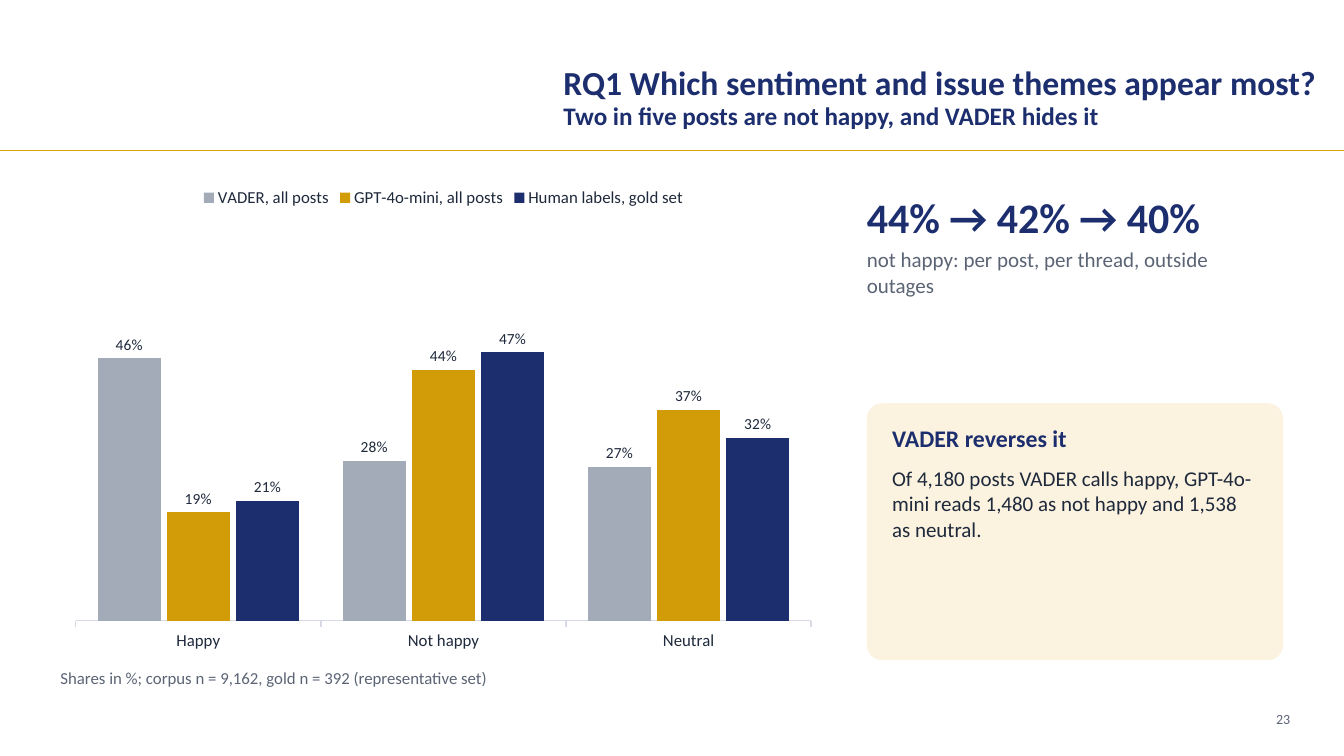
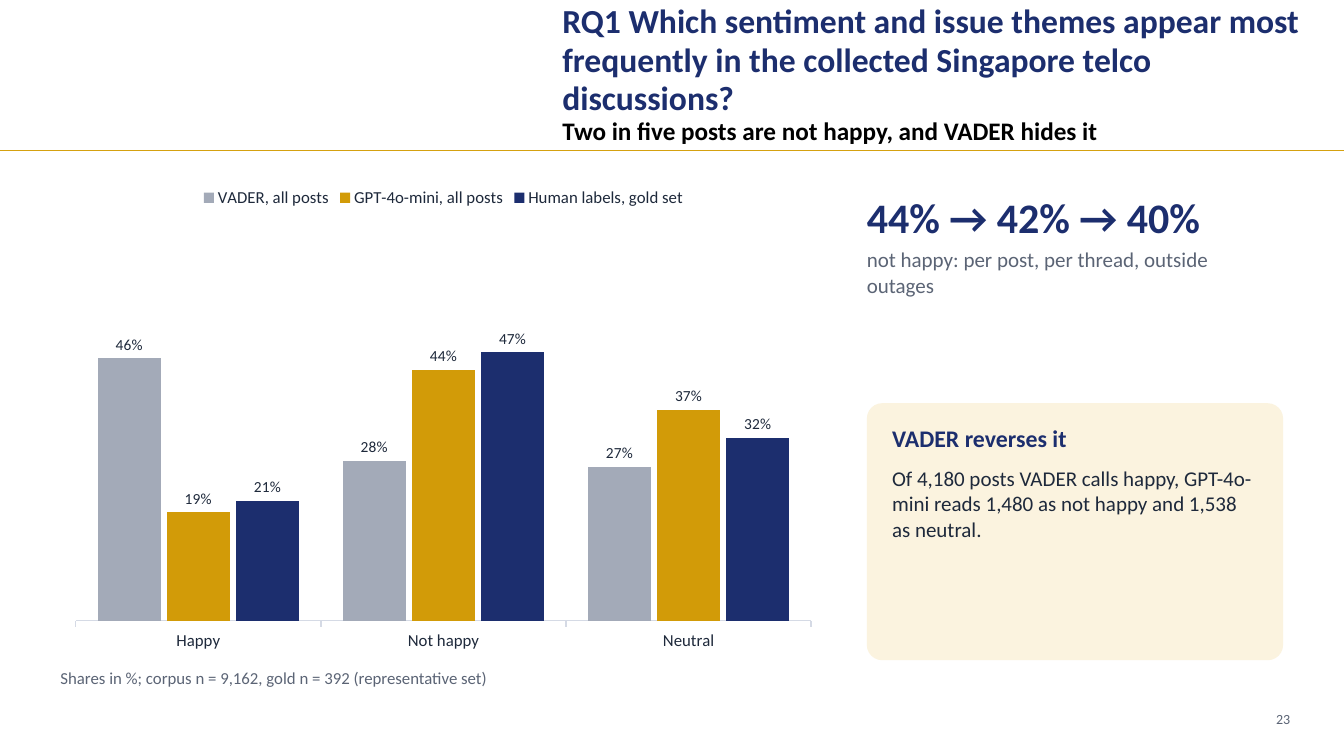
Before and after one commit to LizLicense/Public-Sentiment-Analysis-LLM-powered-Issue-Extraction, a slide deck: slide 22 of presentation/capstone_walkthrough_merged.pptx (slide 23 before the commit). Drawn at 1344x756 pixels with LibreOffice and Linux fonts; fonts in the diff are those of the drawing; background and template pictures are left out. Boxes give left, top, right and bottom in pixels: in the first picture for what was removed or moved away, otherwise in the second. Text is boxed around its words. In the diff, an @@ line names an element or a change of style, - is before the commit and + after.

```diff
--- a/presentation/capstone_walkthrough_merged.pptx
+++ b/presentation/capstone_walkthrough_merged.pptx
@@ text at (x1=562, y1=9, x2=1299, y2=111): text changed @@
-RQ1 Which sentiment and issue themes appear most?
+RQ1 Which sentiment and issue themes appear most frequently in the collected Singapore telco discussions?
@@ text "RQ1 Which sentiment and issue ..." moved from (x1=563, y1=71, x2=1316, y2=129) to (x1=562, y1=9, x2=1299, y2=144) @@
@@ text at (x1=562, y1=122, x2=1097, y2=144): text colour #1C2E6E to #000000 in "Two in five posts are not happy, ..." @@
```
Also in this commit, not shown: 24 other slides changed, 1 slide removed, 11 other files.
